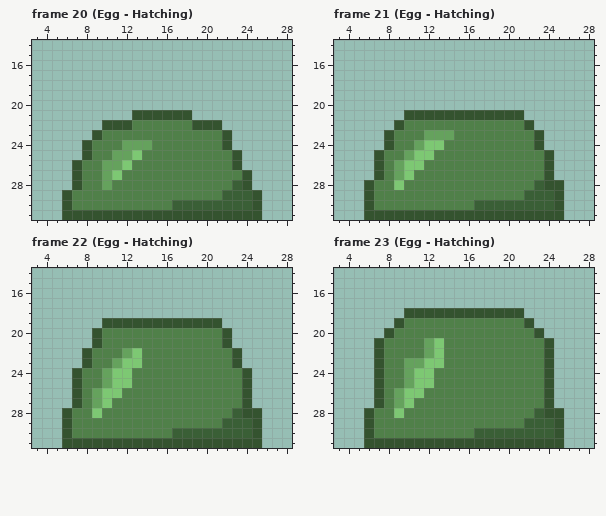
A pixel-art file gets an edit: godot/Slime Kingdoms/assets/Slime/Slime.ase. The picture above is the old version.
32x32 pixels, 25 frames. Shown: frame 20 (Egg - Hatching): x 3..28, y 14..31; frame 21 (Egg - Hatching): x 3..28, y 14..31; frame 22 (Egg - Hatching): x 3..28, y 14..31; frame 23 (Egg - Hatching): x 3..28, y 14..31. The commit also changed other frames, which this record leaves out.
The same view after the edit:
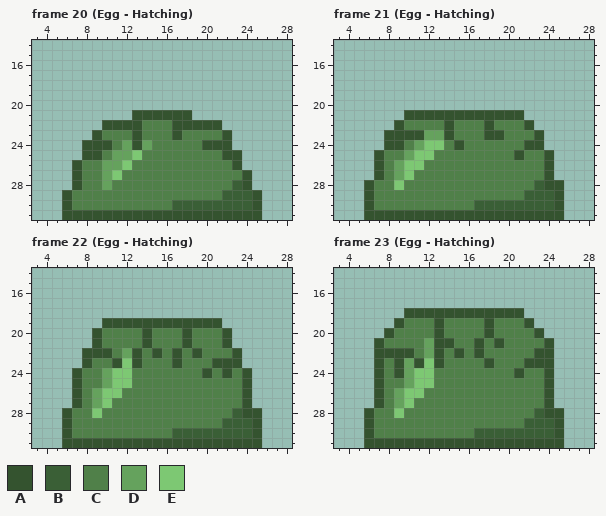
Palette (. is transparent): A #34532f  B #3a5f36  C #508049  D #65a25d  E #7dc873
Commit message: work on slime sprite Clark was here :V
The exact change:
layer "Effects" added
Frame 20 (Egg - Hatching), layer "Effects":
y 22: x 13 C -> A; x 17..18 CC -> AA
y 23: x 13 C -> A; x 17 C -> A
y 24: x 9..10 CC -> AA; x 13 D -> A; x 20..21 CC -> AA
y 25: x 9 C -> A; x 22 C -> A
Frame 21 (Egg - Hatching), layer "Effects":
y 22: x 14 C -> A; x 18 C -> A
y 23: x 9..11 CCC -> AAA; x 14 D -> A; x 18..19 CC -> AA
y 24: x 9 C -> A; x 15 C -> A; x 22 C -> A
y 25: x 21 C -> A
Frame 22 (Egg - Hatching), layer "Effects":
y 20..21: x 14 C -> A; x 18 C -> A
y 22: x 9..10 CC -> AA; x 13 E -> A; x 15 C -> A; x 17 C -> A; x 19 C -> A
y 23: x 11 D -> A; x 13 E -> A; x 17 C -> A; x 21..22 CC -> AA
y 24: x 20 C -> A; x 22 C -> A
Frame 23 (Egg - Hatching), layer "Effects":
y 19..20: x 13 C -> A; x 18 C -> A
y 21: x 13..14 EC -> AA; x 17 C -> A; x 19 C -> A
y 22: x 8..10 CCC -> AAA; x 13 E -> A; x 15 C -> A; x 17 C -> A; x 23 C -> A
y 23: x 9 C -> A; x 11 D -> A; x 13 E -> A; x 18 C -> A; x 22..23 CC -> AA
y 24: x 9 C -> A; x 21 C -> A
